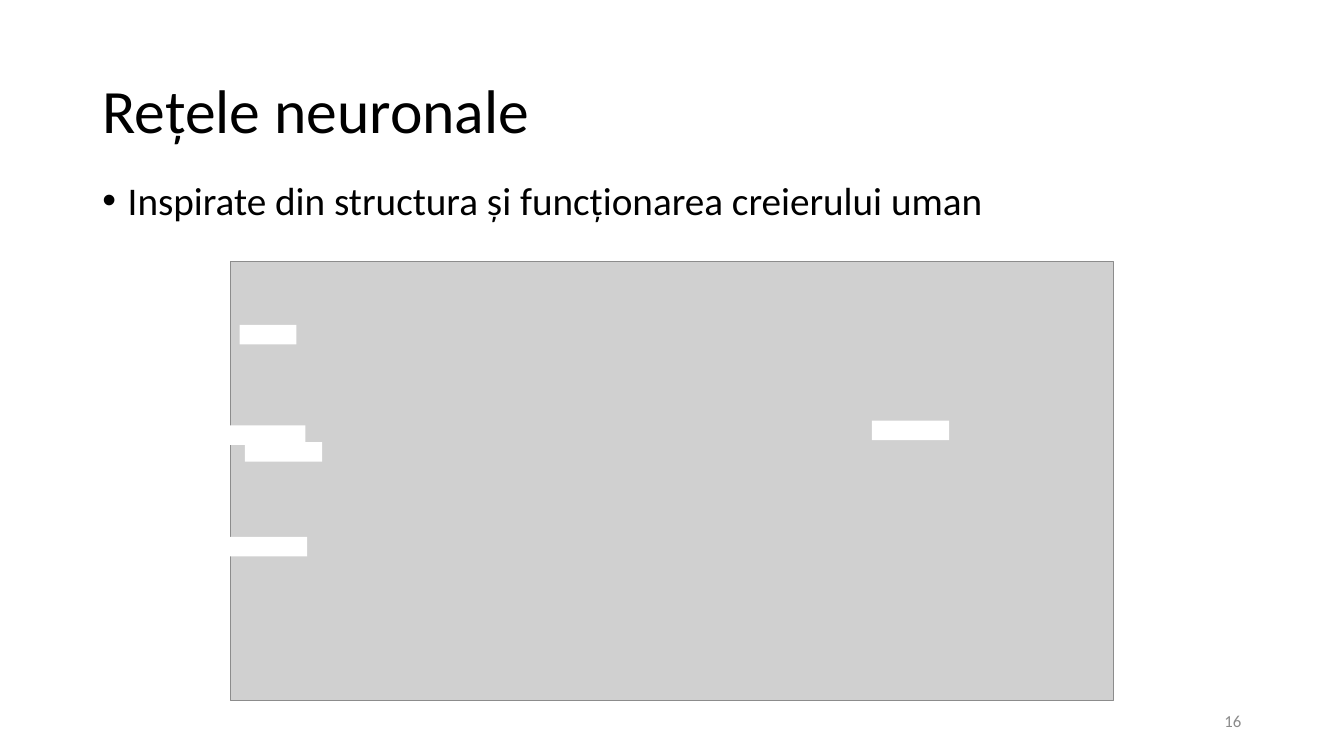
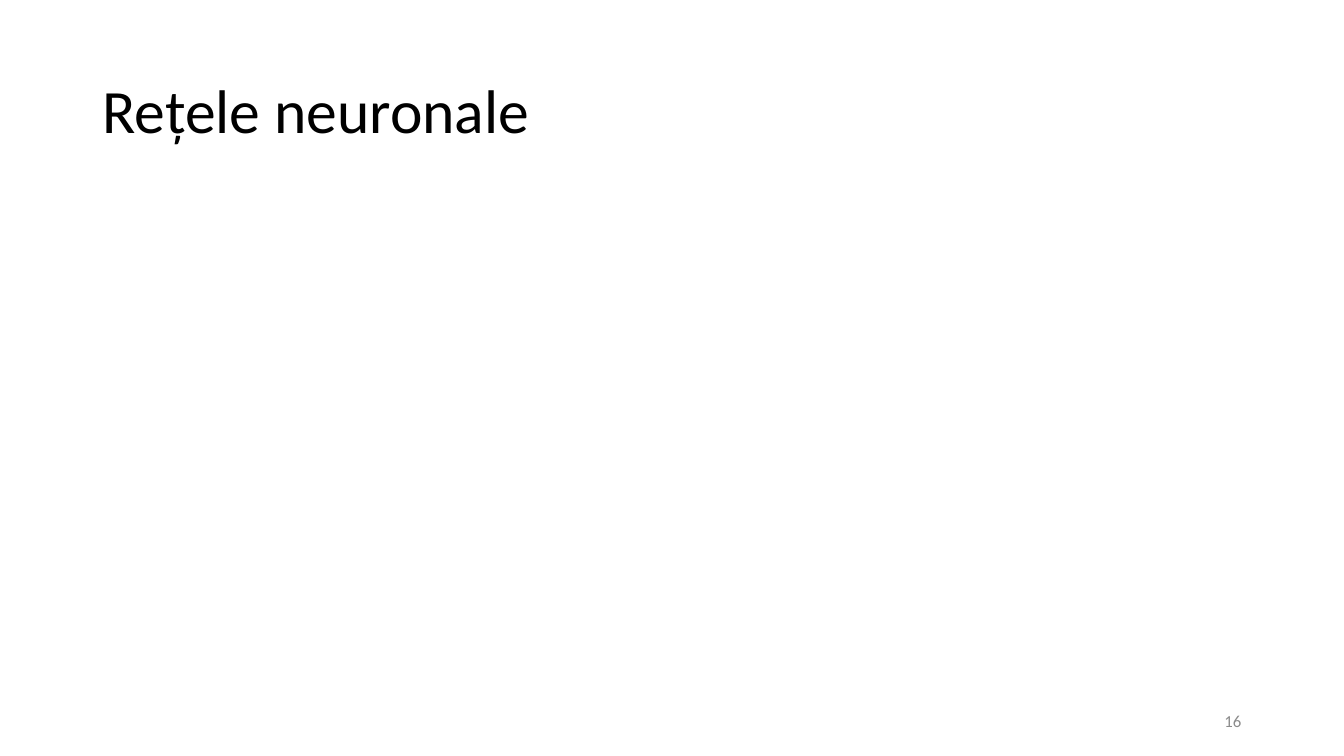
Before and after one commit to MariusParasca/Licenta-FII, a slide deck: slide 16 of Prezentare licenta.pptx. Drawn at 1344x756 pixels with LibreOffice and Linux fonts; fonts in the diff are those of the drawing; grey boxes stand for pictures. Boxes give left, top, right and bottom in pixels: in the first picture for what was removed or moved away, otherwise in the second. Text is boxed around its words. In the diff, an @@ line names an element or a change of style, - is before the commit and + after.

```diff
--- a/Prezentare licenta.pptx
+++ b/Prezentare licenta.pptx
@@ text removed at [128,187,982,223] @@
-• Inspirate din structura și funcționarea creierului uman
@@ picture removed at [230,262,1114,702] @@
@@ rectangle removed at [240,325,296,344] @@
@@ rectangle removed at [228,425,306,445] @@
@@ rectangle removed at [245,443,323,462] @@
@@ rectangle removed at [872,420,950,440] @@
@@ rectangle removed at [230,537,308,557] @@
```
Also in this commit, not shown: 1 slide added, 2 other files.
